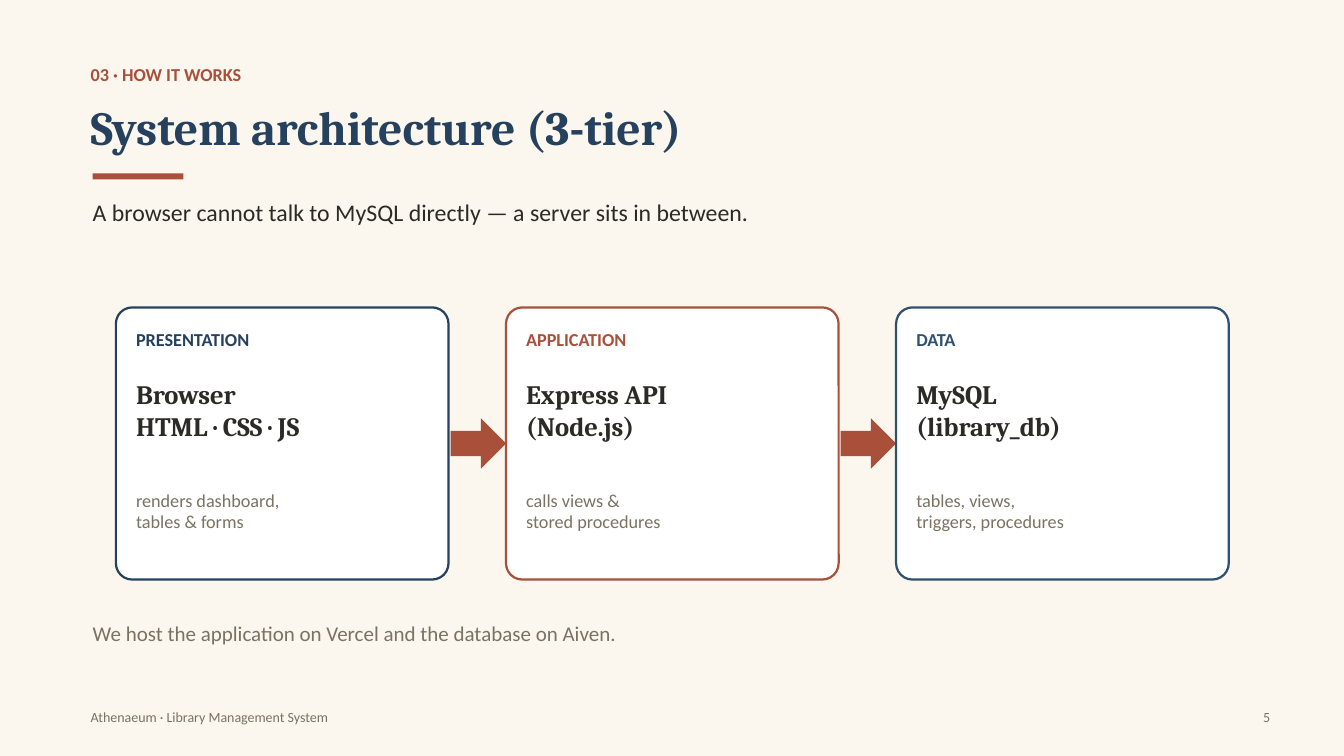
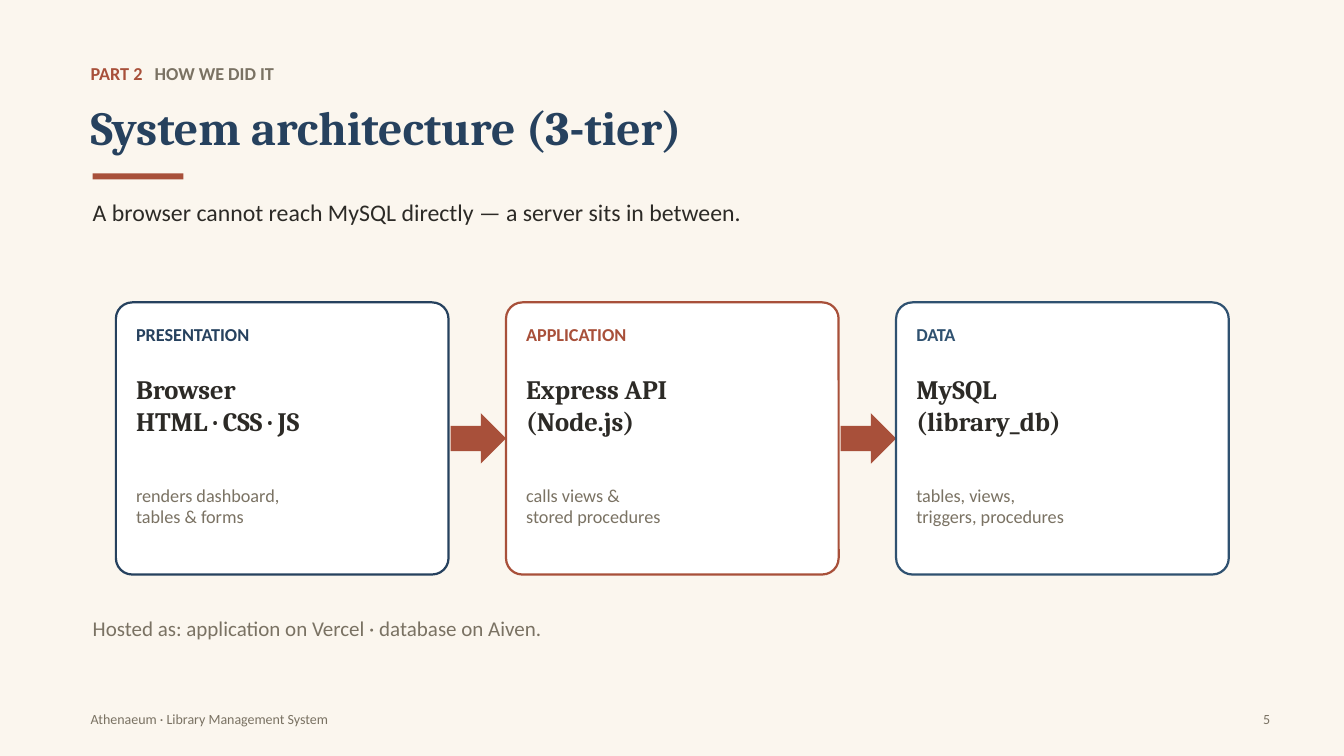
Before and after one commit to Roky777/DBMS_CAPSTONE, a slide deck: slide 5 of docs/Athenaeum_Presentation.pptx. Drawn at 1344x756 pixels with LibreOffice and Linux fonts; fonts in the diff are those of the drawing. Boxes give left, top, right and bottom in pixels: in the first picture for what was removed or moved away, otherwise in the second. Text is boxed around its words. In the diff, an @@ line names an element or a change of style, - is before the commit and + after.

Commit message:
Rebuild presentation: 4-part flow with live app screenshots

```diff
--- a/docs/Athenaeum_Presentation.pptx
+++ b/docs/Athenaeum_Presentation.pptx
@@ text at [91, 68, 274, 80]: text changed; text colour #A8503A to #7A7263 @@
-03 · HOW IT WORKS
+PART 2 HOW WE DID IT
@@ text at [93, 204, 740, 225]: text changed @@
-A browser cannot talk to MySQL directly — a server sits in between.
+A browser cannot reach MySQL directly — a server sits in between.
@@ 9 texts, 3 rounded rectangles, 2 right arrows: place and size @@
-9 texts, 3 rounded rectangles, 2 right arrows at [116, 308, 1229, 580]
+9 texts, 3 rounded rectangles, 2 right arrows at [116, 302, 1229, 575]
@@ text at [93, 621, 541, 640]: text changed @@
-We host the application on Vercel and the database on Aiven.
+Hosted as: application on Vercel · database on Aiven.
```
Also in this commit, not shown: 11 other slides changed, 4 slides added, 3 slides removed, 1 other file.
